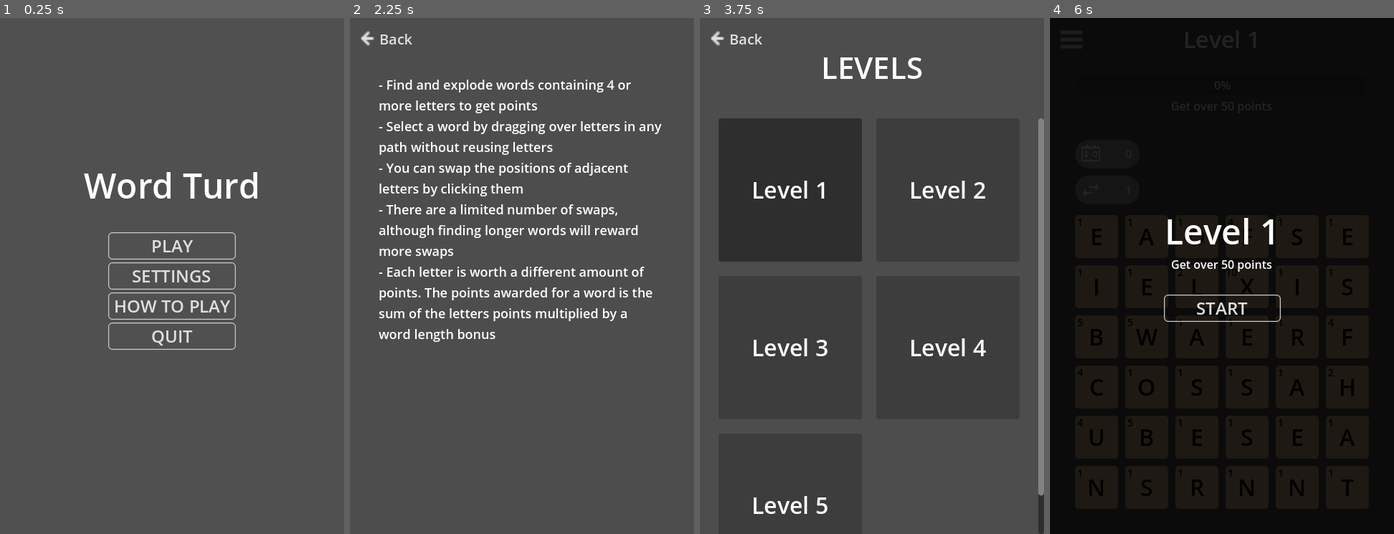
Above: before the commit, frames 1-4 (left to right).
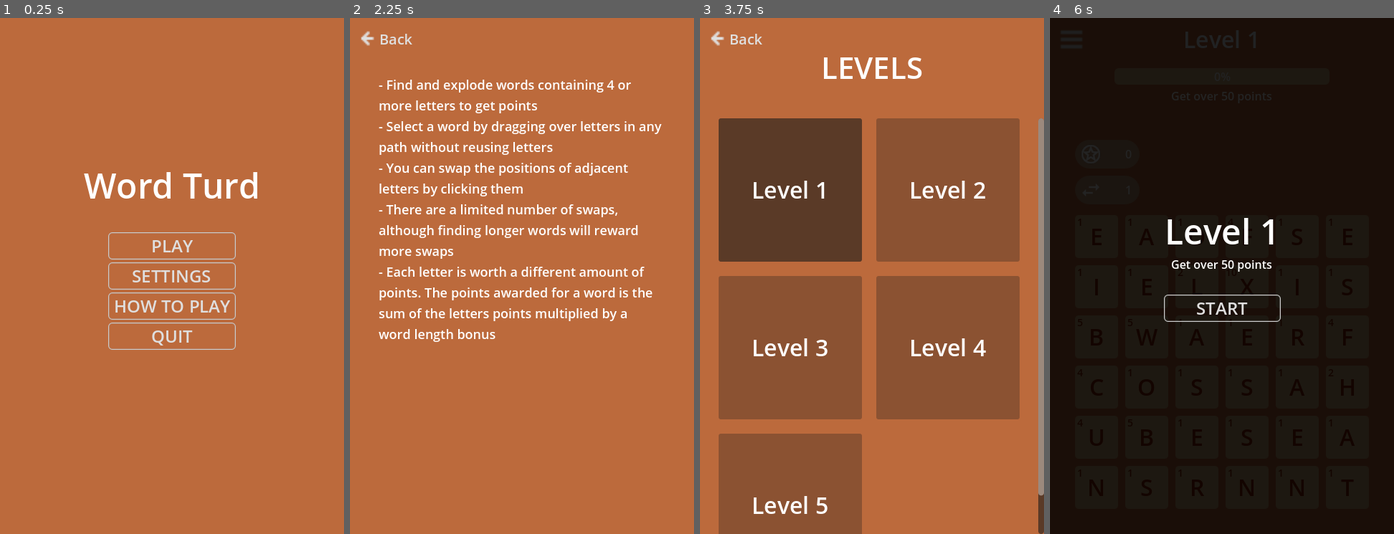
Above: after the commit, the same moments.

Repository: shymmetry/word_game
Game: Godot game, scene res://scenes/menu/main/menu.tscn
Same seed, same stepped clock (60 frames per second), same inputs: the game is played once before the commit and once after it.
Inputs:
- Up to frame 1 (0.25 s): no input
- Up to frame 2 (2.25 s): click "SETTINGS" at 0.5 s; click "Back" at 1.25 s; click "HOW TO PLAY" at 2 s
- Up to frame 3 (3.75 s): click "Back" at 2.75 s; click "PLAY" at 3.5 s
- Up to frame 4 (6 s): click "Back" at 4.25 s; click "PLAY" at 5 s; click "Level 1" at 5.75 s

The runs differ from the first frame. In frame 1, 98% of the frame differs, in the area x 0-100%, y 0-100%; in frame 2, 96%; in frame 3, 98%; in frame 4, 0.1%.

Commit message:
new color palette

Diff:
--- a/project.godot
+++ b/project.godot
@@ -10,9 +10,11 @@
 
 [application]
 
-config/name="Word Merge"
+config/name="Word Turd"
 run/main_scene="res://scenes/menu/main/menu.tscn"
 config/features=PackedStringArray("4.2", "Mobile")
+boot_splash/bg_color=Color(0.737255, 0.415686, 0.235294, 1)
+boot_splash/image="res://icons/poop_emoji.png"
 
 [autoload]
 
@@ -27,6 +29,7 @@
 window/size/viewport_width=480
 window/size/viewport_height=720
 window/stretch/mode="canvas_items"
+window/handheld/orientation=1
 
 [editor_plugins]
 
@@ -43,3 +46,4 @@
 [rendering]
 
 renderer/rendering_method="gl_compatibility"
+environment/defaults/default_clear_color=Color(0.737255, 0.415686, 0.235294, 1)
--- a/scenes/game/ScoreArea.gd
+++ b/scenes/game/ScoreArea.gd
@@ -3,7 +3,7 @@
 func _ready():
 	$Title.text = "Level %s" % Globals.current_level
 	$"Trackers/SwapTracker".set_icon("res://icons/outline_swap_horiz_white_24dp.png")
-	$"Trackers/ScoreTracker".set_icon("res://icons/outline_scoreboard_white_24dp.png")
+	$"Trackers/ScoreTracker".set_icon("res://icons/outline_stars_white_36dp.png")
 
 # Called when the node enters the scene tree for the first time.
 func _process(_delta):
--- a/scenes/game/game.tscn
+++ b/scenes/game/game.tscn
@@ -18,8 +18,23 @@
 [sub_resource type="LabelSettings" id="LabelSettings_j1hmb"]
 font_size = 18
 
+[sub_resource type="StyleBoxFlat" id="StyleBoxFlat_argww"]
+bg_color = Color(0.835294, 0.690196, 0.486275, 1)
+corner_radius_top_left = 6
+corner_radius_top_right = 6
+corner_radius_bottom_right = 6
+corner_radius_bottom_left = 6
+
+[sub_resource type="StyleBoxFlat" id="StyleBoxFlat_od072"]
+bg_color = Color(0.87451, 0.517647, 0.00784314, 1)
+corner_radius_top_left = 6
+corner_radius_top_right = 6
+corner_radius_bottom_right = 6
+corner_radius_bottom_left = 6
+
 [sub_resource type="LabelSettings" id="LabelSettings_fmmef"]
 font_size = 32
+font_color = Color(0.952941, 0.972549, 1, 1)
 
 [sub_resource type="LabelSettings" id="LabelSettings_2lkm2"]
 font_size = 48
@@ -28,7 +43,7 @@
 offset_right = 480.0
 offset_bottom = 720.0
 mouse_filter = 2
-color = Color(0.313726, 0.313726, 0.313726, 1)
+color = Color(0.737255, 0.415686, 0.235294, 1)
 
 [node name="TileGridContainer" type="ReferenceRect" parent="."]
 clip_contents = true
@@ -65,6 +80,7 @@
 layout_mode = 2
 
 [node name="Words" type="Label" parent="ScoreArea"]
+visible = false
 offset_left = 240.0
 offset_top = 130.0
 offset_right = 445.0
@@ -74,13 +90,15 @@
 vertical_alignment = 2
 
 [node name="VBoxContainer" type="VBoxContainer" parent="ScoreArea"]
-offset_left = 40.0
-offset_top = 80.0
-offset_right = 440.0
-offset_bottom = 134.0
+offset_left = 90.0
+offset_top = 70.0
+offset_right = 390.0
+offset_bottom = 124.0
 
 [node name="ProgressBar" type="ProgressBar" parent="ScoreArea/VBoxContainer"]
 layout_mode = 2
+theme_override_styles/background = SubResource("StyleBoxFlat_argww")
+theme_override_styles/fill = SubResource("StyleBoxFlat_od072")
 step = 1.0
 
 [node name="Goal" type="Label" parent="ScoreArea/VBoxContainer"]
--- a/scenes/game/tile_grid/tile.tscn
+++ b/scenes/game/tile_grid/tile.tscn
@@ -1,10 +1,15 @@
 [gd_scene load_steps=7 format=3 uid="uid://cjn0ohfkaqqbp"]
 
-[ext_resource type="StyleBox" uid="uid://cumsb3w1jkw7v" path="res://tres/tile_dragged.tres" id="1_tgsmc"]
+[ext_resource type="StyleBox" uid="uid://b6scl6weh6pev" path="res://tres/tile_clicked.tres" id="1_6d8ib"]
 [ext_resource type="Script" path="res://scenes/game/tile_grid/tile.gd" id="2_1hfe7"]
 
-[sub_resource type="LabelSettings" id="LabelSettings_x1tu2"]
+[sub_resource type="LabelSettings" id="LabelSettings_a6iek"]
 font_size = 32
+font_color = Color(0.537255, 0.133333, 0.00392157, 1)
+
+[sub_resource type="LabelSettings" id="LabelSettings_43hrm"]
+font_size = 14
+font_color = Color(0.537255, 0.133333, 0.00392157, 1)
 
 [sub_resource type="Animation" id="Animation_at1xv"]
 resource_name = "explode"
@@ -40,20 +45,15 @@
 "explode": SubResource("Animation_at1xv")
 }
 
-[sub_resource type="LabelSettings" id="LabelSettings_43hrm"]
-font_size = 14
-font_color = Color(0, 0, 0, 1)
-
 [node name="Tile" type="Panel"]
 offset_right = 60.0
 offset_bottom = 60.0
 pivot_offset = Vector2(30, 30)
 mouse_filter = 2
-theme_override_styles/panel = ExtResource("1_tgsmc")
+theme_override_styles/panel = ExtResource("1_6d8ib")
 script = ExtResource("2_1hfe7")
 
 [node name="Letter" type="Label" parent="."]
-modulate = Color(0, 0, 0, 1)
 layout_mode = 1
 anchors_preset = 15
 anchor_right = 1.0
@@ -62,15 +62,10 @@
 grow_vertical = 2
 pivot_offset = Vector2(30, 30)
 text = "?"
-label_settings = SubResource("LabelSettings_x1tu2")
+label_settings = SubResource("LabelSettings_a6iek")
 horizontal_alignment = 1
 vertical_alignment = 1
 metadata/_edit_use_anchors_ = true
-
-[node name="AnimationPlayer" type="AnimationPlayer" parent="."]
-libraries = {
-"": SubResource("AnimationLibrary_g7j3p")
-}
 
 [node name="Score" type="Label" parent="."]
 layout_mode = 0
@@ -79,3 +74,8 @@
 text = "?"
 label_settings = SubResource("LabelSettings_43hrm")
 horizontal_alignment = 1
+
+[node name="AnimationPlayer" type="AnimationPlayer" parent="."]
+libraries = {
+"": SubResource("AnimationLibrary_g7j3p")
+}
--- a/scenes/game/tracker.tscn
+++ b/scenes/game/tracker.tscn
@@ -4,6 +4,7 @@
 [ext_resource type="Script" path="res://scenes/game/tracker.gd" id="1_xm3mw"]
 
 [sub_resource type="StyleBoxFlat" id="StyleBoxFlat_r7n22"]
+bg_color = Color(0.776471, 0.596078, 0.454902, 1)
 corner_radius_top_left = 20
 corner_radius_top_right = 20
 corner_radius_bottom_right = 20
--- a/scenes/game/word_pop/word_pop.tscn
+++ b/scenes/game/word_pop/word_pop.tscn
@@ -39,6 +39,6 @@
 offset_bottom = 11.5
 grow_horizontal = 2
 grow_vertical = 2
-theme_override_colors/font_color = Color(0, 0, 0, 1)
+theme_override_colors/font_color = Color(0.67451, 0.580392, 0.956863, 1)
 text = "????"
 horizontal_alignment = 1
--- a/scenes/menu/how_to/how_to.tscn
+++ b/scenes/menu/how_to/how_to.tscn
@@ -7,7 +7,7 @@
 [sub_resource type="LabelSettings" id="LabelSettings_i0ny5"]
 font_size = 18
 
-[node name="Node2D" type="Control"]
+[node name="Control" type="Control"]
 layout_mode = 3
 anchors_preset = 0
 offset_right = 480.0
--- a/scenes/menu/level_select/level_select.tscn
+++ b/scenes/menu/level_select/level_select.tscn
@@ -8,7 +8,7 @@
 [sub_resource type="LabelSettings" id="LabelSettings_10h47"]
 font_size = 42
 
-[node name="Node2D" type="Control"]
+[node name="Control" type="Control"]
 layout_mode = 3
 anchors_preset = 15
 anchor_right = 1.0
@@ -51,6 +51,7 @@
 script = ExtResource("1_4qkfr")
 
 [node name="Back" type="Button" parent="."]
+layout_mode = 0
 offset_left = 10.0
 offset_top = 10.0
 offset_right = 88.0
--- a/scenes/menu/main/menu.tscn
+++ b/scenes/menu/main/menu.tscn
@@ -9,7 +9,7 @@
 [node name="Menu" type="ColorRect"]
 offset_right = 480.0
 offset_bottom = 720.0
-color = Color(0.313726, 0.313726, 0.313726, 1)
+color = Color(0.313726, 0.313726, 0.313726, 0)
 script = ExtResource("1_4fs86")
 
 [node name="Title" type="Label" parent="."]
--- a/scenes/menu/settings/settings.tscn
+++ b/scenes/menu/settings/settings.tscn
@@ -5,7 +5,7 @@
 [ext_resource type="StyleBox" uid="uid://d0r5f6321vjml" path="res://tres/button_icon.tres" id="3_n74wa"]
 [ext_resource type="Texture2D" uid="uid://bpuoacu0ngb1y" path="res://icons/ArrowLeft.png" id="4_13ac3"]
 
-[node name="Node2D" type="Control"]
+[node name="Control" type="Control"]
 layout_mode = 3
 anchors_preset = 0
 offset_right = 480.0
--- a/tres/tile.tres
+++ b/tres/tile.tres
@@ -1,7 +1,7 @@
 [gd_resource type="StyleBoxFlat" format=3 uid="uid://b5k3ga3wpywrm"]
 
 [resource]
-bg_color = Color(0.870588, 0.721569, 0.529412, 1)
+bg_color = Color(0.835294, 0.690196, 0.486275, 1)
 border_blend = true
 corner_radius_top_left = 5
 corner_radius_top_right = 5
--- a/tres/tile_clicked.tres
+++ b/tres/tile_clicked.tres
@@ -1,7 +1,7 @@
 [gd_resource type="StyleBoxFlat" format=3 uid="uid://b6scl6weh6pev"]
 
 [resource]
-bg_color = Color(0.870588, 0.721569, 0.529412, 1)
+bg_color = Color(0.835294, 0.690196, 0.486275, 1)
 border_width_left = 8
 border_width_top = 8
 border_width_right = 8
--- a/tres/tile_dragged.tres
+++ b/tres/tile_dragged.tres
@@ -1,7 +1,7 @@
 [gd_resource type="StyleBoxFlat" format=3 uid="uid://cumsb3w1jkw7v"]
 
 [resource]
-bg_color = Color(1, 0.917647, 0.823529, 1)
+bg_color = Color(0.921569, 0.85098, 0.764706, 1)
 border_blend = true
 corner_radius_top_left = 5
 corner_radius_top_right = 5
Binary file removed: icons/outline_auto_awesome_white_24dp.png
Binary file removed: icons/outline_scoreboard_white_24dp.png
Not shown, removed: icons/outline_scoreboard_white_24dp.png.import
Binary file added: icons/outline_stars_white_36dp.png
Not shown, changed: icons/outline_stars_white_36dp.png.import
Not shown: 1 places in scenes/game/game.tscn that only renumber resources
